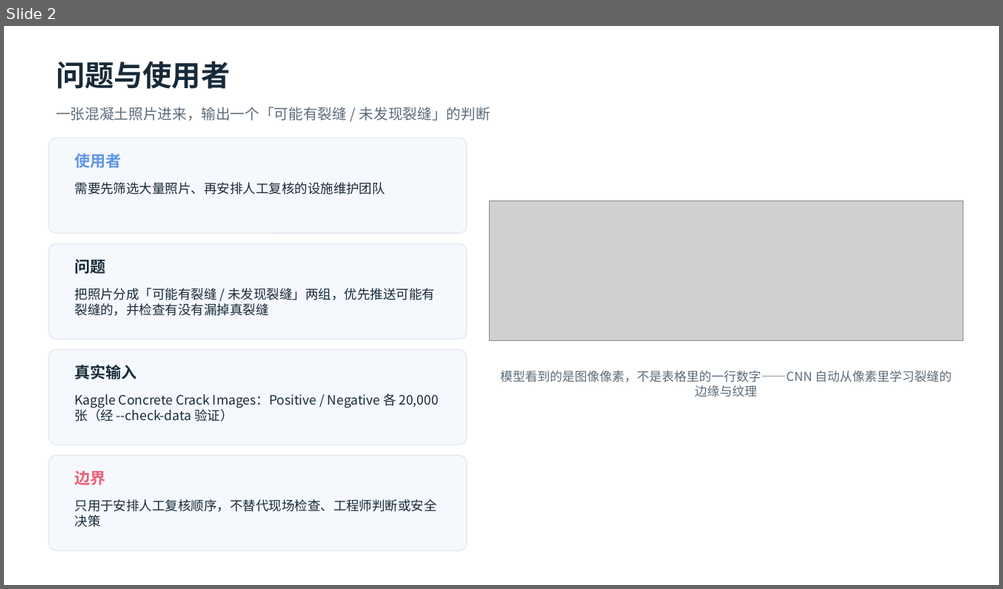
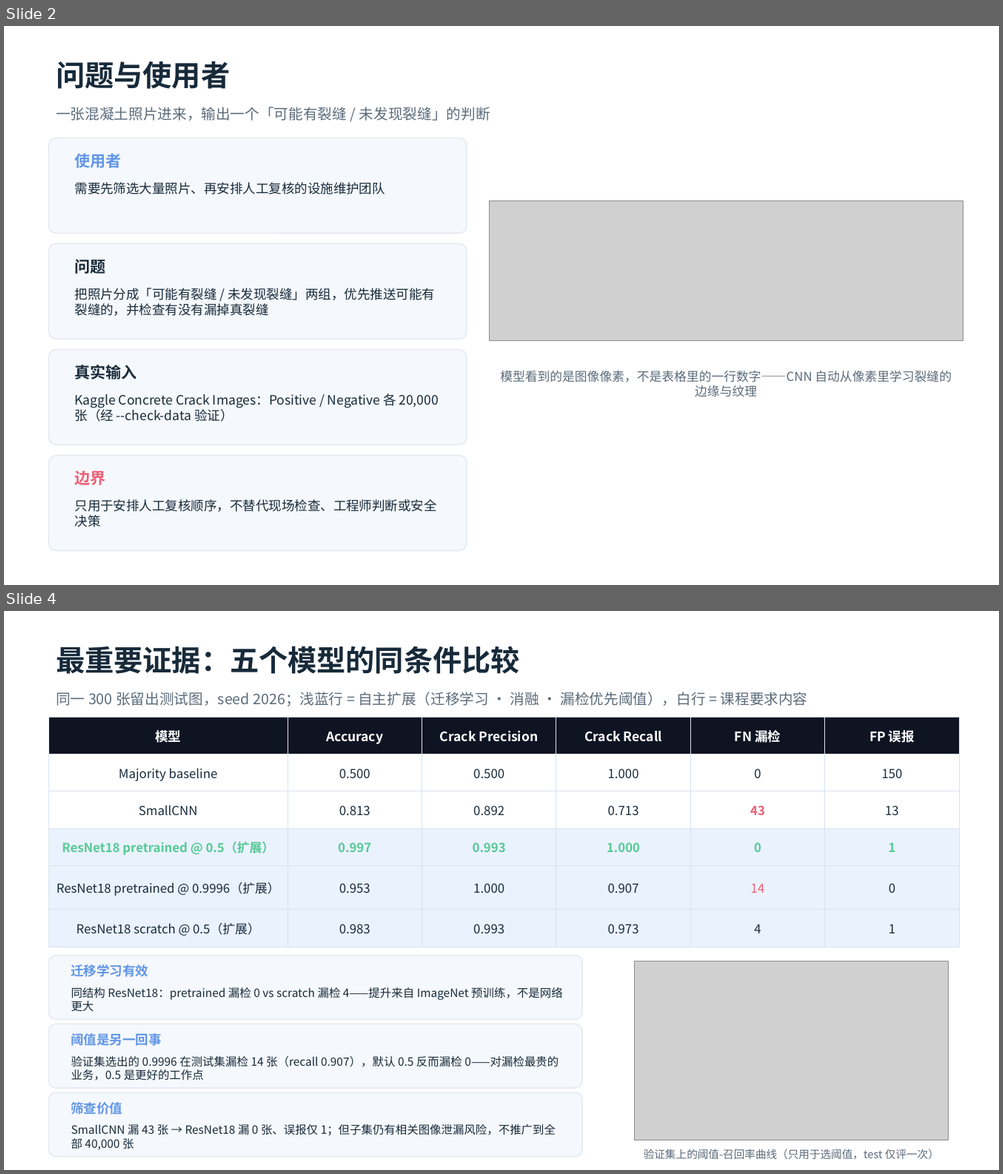
Before and after one commit to nakanonino123666-beep/ai-camp-2026-d2-Caihuanxin-U202412799, a slide deck: presentation.pptx. Shown one above the other, each under a label of ours: slide 2 before the commit, slides 2 and 4 after it; the slides between them are not shown. The pictures are 1003x589 and 1003x1174 pixels, drawn with LibreOffice and Linux fonts; fonts in the diff are those of the drawing; grey boxes stand for pictures. Boxes give left, top, right and bottom in pixels: in the first picture for what was removed or moved away, otherwise in the second. Text is boxed around its words. In the diff, an @@ line names an element or a change of style, - is before the commit and + after.

```diff
--- a/presentation.pptx
+++ b/presentation.pptx
@@ slide 4 added at [4, 611, 999, 1170], background #FFFFFF @@
@@ text added at [56, 646, 519, 674], 28 pt, text #172A3A, bold @@
+最重要证据：五个模型的同条件比较
@@ text added at [56, 692, 808, 706], 14 pt, text #5B6B7A @@
+同一 300 张留出测试图，seed 2026；浅蓝行 = 自主扩展（迁移学习 · 消融 · 漏检优先阈值），白行 = 课程要求内容
@@ table added at [48, 717, 959, 938], 6 rows, 6 columns @@
+模型 | Accuracy | Crack Precision | Crack Recall | FN 漏检 | FP 误报
+Majority baseline | 0.500 | 0.500 | 1.000 | 0 | 150
+SmallCNN | 0.813 | 0.892 | 0.713 | 43 | 13
+ResNet18 pretrained @ 0.5（扩展） | 0.997 | 0.993 | 1.000 | 0 | 1
+ResNet18 pretrained @ 0.9996（扩展） | 0.953 | 1.000 | 0.907 | 14 | 0
+ResNet18 scratch @ 0.5（扩展） | 0.983 | 0.993 | 0.973 | 4 | 1
@@ rounded rectangle added at [48, 956, 582, 1020], fill #F5F8FC, outline #E4EAF2 1 pt @@
@@ text added at [71, 965, 149, 977], 12.5 pt, text #6096E6, bold @@
+迁移学习有效
@@ picture added at [634, 962, 948, 1141] @@
@@ text added at [71, 988, 562, 1011], 11 pt, text #172A3A @@
+同结构 ResNet18：pretrained 漏检 0 vs scratch 漏检 4——提升来自 ImageNet 预训练，不是网络更大
@@ rounded rectangle added at [48, 1025, 582, 1088], fill #F5F8FC, outline #E4EAF2 1 pt @@
@@ text added at [71, 1034, 162, 1046], 12.5 pt, text #6096E6, bold @@
+阈值是另一回事
@@ text added at [71, 1056, 558, 1081], 11 pt, text #172A3A @@
+验证集选出的 0.9996 在测试集漏检 14 张（recall 0.907），默认 0.5 反而漏检 0——对漏检最贵的业务，0.5 是更好的工作点
@@ rounded rectangle added at [48, 1093, 582, 1157], fill #F5F8FC, outline #E4EAF2 1 pt @@
@@ text added at [71, 1102, 123, 1115], 12.5 pt, text #6096E6, bold @@
+筛查价值
@@ text added at [71, 1125, 555, 1150], 11 pt, text #172A3A @@
+SmallCNN 漏 43 张 → ResNet18 漏 0 张、误报仅 1；但子集仍有相关图像泄漏风险，不推广到全部 40,000 张
@@ text added at [643, 1149, 939, 1160], 10.5 pt, text #5B6B7A @@
+验证集上的阈值-召回率曲线（只用于选阈值，test 仅评一次）
```
Also in this commit, not shown: 3 slides changed, 1 slide removed, 6 other files.
